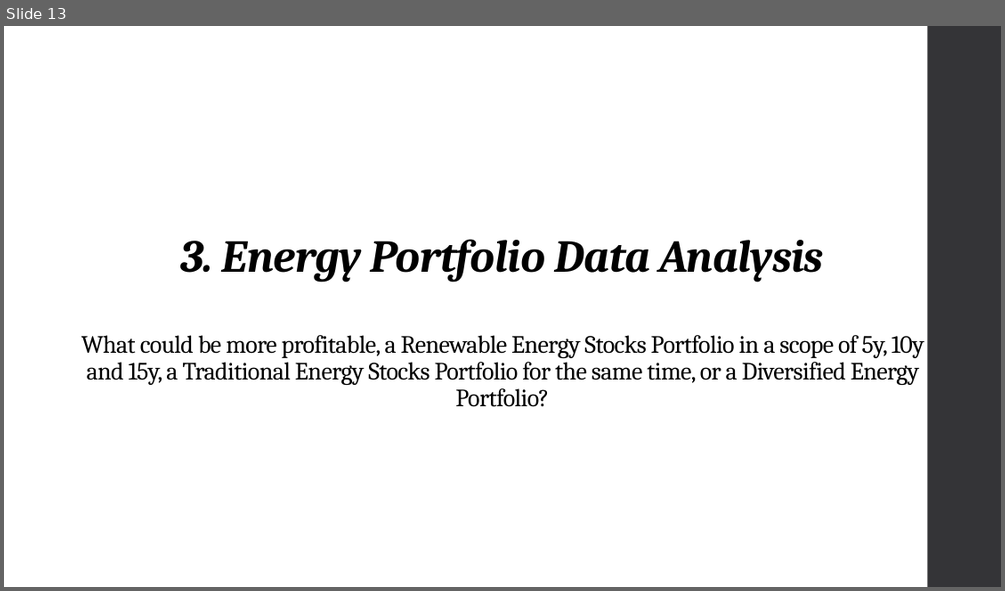
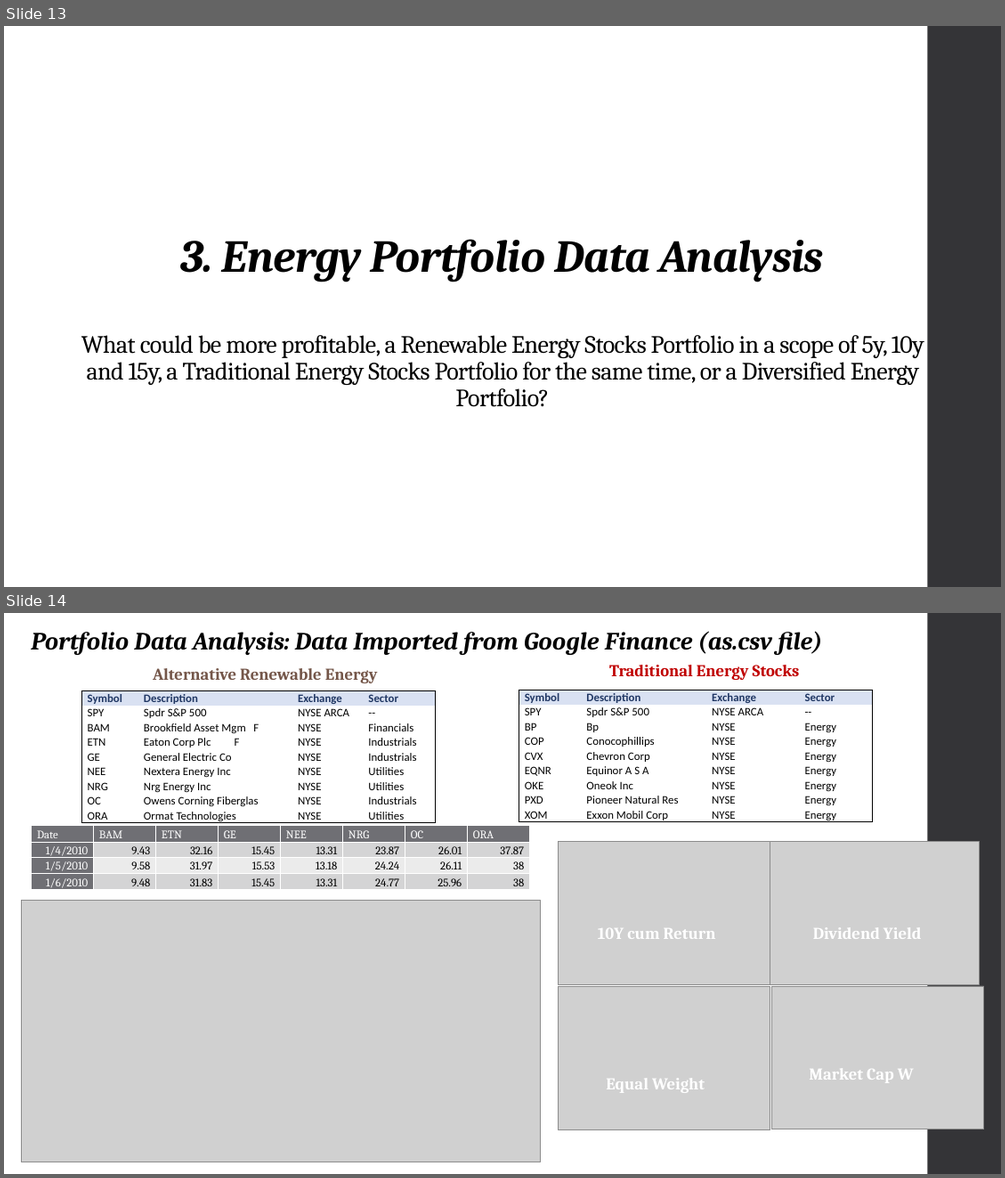
Before and after one commit to joshuatbond/Renewable_Energy, a slide deck: Rewable_Energy_Presentation.pptx. Shown one above the other, each under a label of ours: slide 13 before the commit, slides 13 and 14 after it. The pictures are 1005x591 and 1005x1178 pixels, drawn with LibreOffice and Linux fonts; fonts in the diff are those of the drawing; grey boxes stand for pictures. Boxes give left, top, right and bottom in pixels: in the first picture for what was removed or moved away, otherwise in the second. Text is boxed around its words. In the diff, an @@ line names an element or a change of style, - is before the commit and + after.

```diff
--- a/Rewable_Energy_Presentation.pptx
+++ b/Rewable_Energy_Presentation.pptx
@@ slide 14 added at bbox=[4, 613, 1001, 1174], background #FFFFFF; not listed: 1 template element that a slide beside it also shows @@
@@ text added at bbox=[31, 631, 822, 655], 24 pt, text #000000, bold, italic @@
+Portfolio Data Analysis: Data Imported from Google Finance (as.csv file)
@@ text added at bbox=[609, 665, 800, 680], 16 pt, text #C00000, bold @@
+Traditional Energy Stocks
@@ table added at bbox=[81, 690, 436, 827], 9 rows, 4 columns @@
+Symbol | Description | Exchange | Sector
+SPY | Spdr S&P 500 | NYSE ARCA | --
+BAM | Brookfield Asset Mgm F | NYSE | Financials
+ETN | Eaton Corp Plc F | NYSE | Industrials
+GE | General Electric Co | NYSE | Industrials
+NEE | Nextera Energy Inc | NYSE | Utilities
+NRG | Nrg Energy Inc | NYSE | Utilities
+OC | Owens Corning Fiberglas | NYSE | Industrials
+ORA | Ormat Technologies | NYSE | Utilities
@@ text added at bbox=[153, 668, 378, 683], 16 pt, text #74564A, bold @@
+Alternative Renewable Energy
@@ table added at bbox=[519, 690, 872, 826], 9 rows, 4 columns @@
+Symbol | Description | Exchange | Sector
+SPY | Spdr S&P 500 | NYSE ARCA | --
+BP | Bp | NYSE | Energy
+COP | Conocophillips | NYSE | Energy
+CVX | Chevron Corp | NYSE | Energy
+EQNR | Equinor A S A | NYSE | Energy
+OKE | Oneok Inc | NYSE | Energy
+PXD | Pioneer Natural Res | NYSE | Energy
+XOM | Exxon Mobil Corp | NYSE | Energy
@@ table added at bbox=[32, 826, 528, 893], 4 rows, 8 columns @@
+Date | BAM | ETN | GE | NEE | NRG | OC | ORA
+1/4/2010 | 9.43 | 32.16 | 15.45 | 13.31 | 23.87 | 26.01 | 37.87
+1/5/2010 | 9.58 | 31.97 | 15.53 | 13.18 | 24.24 | 26.11 | 38
+1/6/2010 | 9.48 | 31.83 | 15.45 | 13.31 | 24.77 | 25.96 | 38
@@ group added at bbox=[558, 841, 985, 1130]: 4 pictures @@
@@ picture added at bbox=[21, 900, 540, 1162] @@
@@ text added at bbox=[598, 928, 716, 939], 16 pt, text #FFFFFF, bold @@
+10Y cum Return
@@ text added at bbox=[813, 927, 922, 939], 16 pt, text #FFFFFF, bold @@
+Dividend Yield
@@ text added at bbox=[606, 1078, 704, 1093], 16 pt, text #FFFFFF, bold @@
+Equal Weight
@@ text added at bbox=[809, 1068, 914, 1083], 16 pt, text #FFFFFF, bold @@
+Market Cap W
```
Also in this commit, not shown: 2 other slides added, 1 slide removed, 1 other file.
